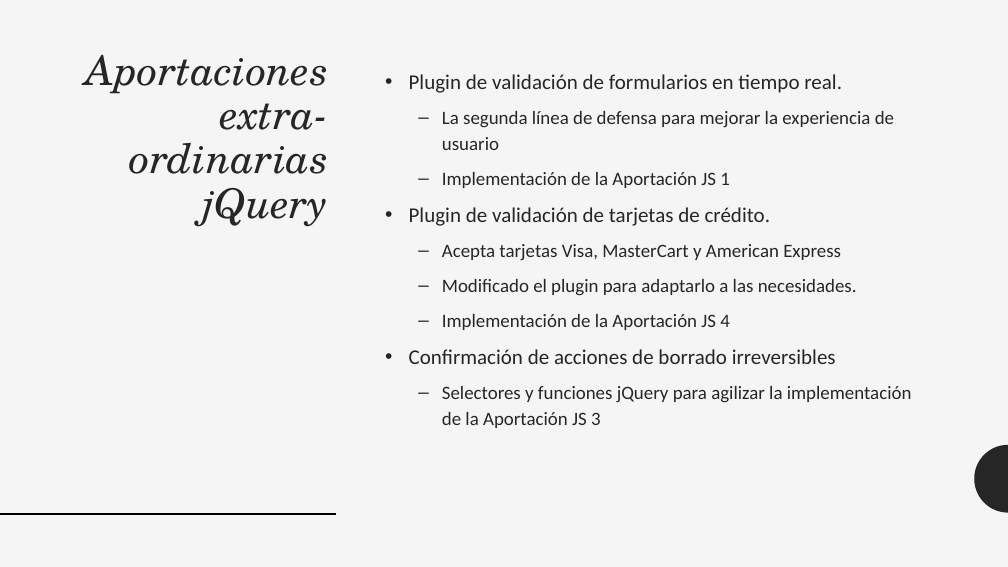
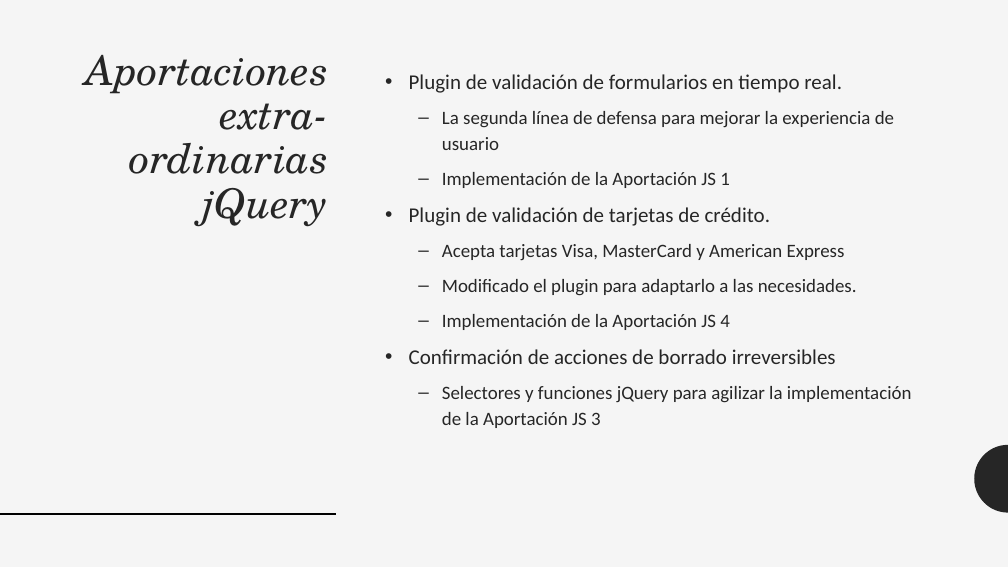
Before and after one commit to mridpin/PA_Group7_Project, a slide deck: slide 11 of Documentation/PROYECTO PA 2017-2018.pptx. Drawn at 1008x567 pixels with LibreOffice and Linux fonts; fonts in the diff are those of the drawing. Boxes give left, top, right and bottom in pixels: in the first picture for what was removed or moved away, otherwise in the second. Text is boxed around its words. In the diff, an @@ line names an element or a change of style, - is before the commit and + after.

Commit message:
arreglado un typo en la presentación que la hacía LITERALLY UNPLAYABLE

```diff
--- a/Documentation/PROYECTO PA 2017-2018.pptx
+++ b/Documentation/PROYECTO PA 2017-2018.pptx
@@ text at (442, 244, 845, 261): text changed @@
-  – Acepta tarjetas Visa, MasterCart y American Express
+  – Acepta tarjetas Visa, MasterCard y American Express
```
Also in this commit, not shown: 1 other file.
